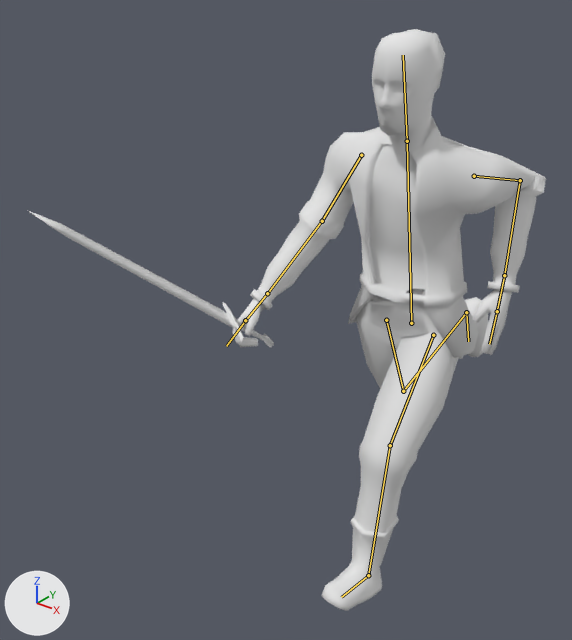
Renders of the Blender file Assets/Models/MainChar/MainCharNEW/mainChar4.blend from each side of a commit.
Both versions are drawn from a 50 mm lens placed at (3.32, -5.94, 5.82), pointed at (-0.74, -0.87, 2.68). Lighting does not change. The marker at lower left points along +X, +Y and +Z. Both versions are drawn at frame 35 of the action 'Run'; the numbers are the values there. The bones that bend it are drawn over the model as lines.
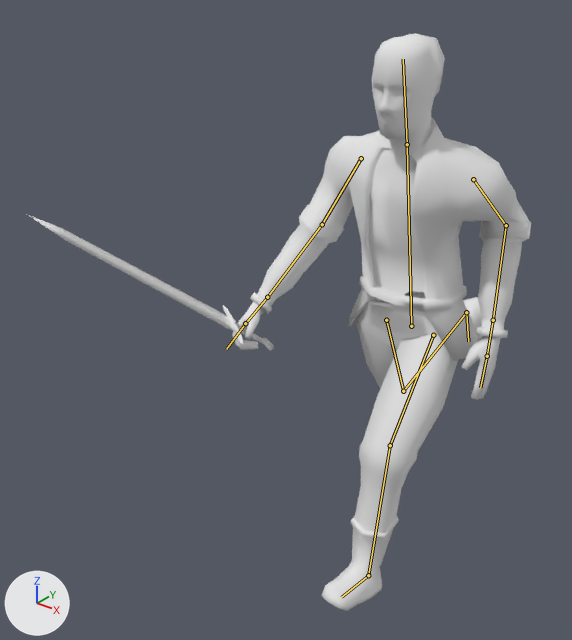
The change, as a diff of the scene's bpy script:
```diff
--- a/Assets/Models/MainChar/MainCharNEW/mainChar4.blend.py
+++ b/Assets/Models/MainChar/MainCharNEW/mainChar4.blend.py
@@ bone_stommach @@
 bone_stommach = bpy.data.objects['Armature'].pose.bones['Stommach']
-bone_stommach.location = (0.0, -0.23, 0.0)
+bone_stommach.location = (0.0, -0.26, 0.0)
@@ bone_upperarm_l @@
 bone_upperarm_l = bpy.data.objects['Armature'].pose.bones['UpperArm.L']  # child of 'Stommach'
-bone_upperarm_l.rotation_quaternion = (0.798, -0.482, 0.258, -0.252)  # degrees (-66, 10, -41)
+bone_upperarm_l.rotation_quaternion = (0.866, -0.243, 0.13, -0.274)  # degrees (-33, 6, -37)
@@ bone_lowerarm_l @@
 bone_lowerarm_l = bpy.data.objects['Armature'].pose.bones['LowerArm.L']  # child of 'UpperArm.L'
-bone_lowerarm_l.rotation_quaternion = (0.641, 0.0, -0.1, 0.761)  # degrees (-9, -7, 100)
+bone_lowerarm_l.rotation_quaternion = (0.852, 0.0, -0.068, 0.519)  # degrees (-4, -7, 63)
```

Where the change shows, as pixel boxes (x1, y1, x2, y2) in the pictures (572 x 640 px):
'Plane', posed: before (232, 29, 546, 611); after (232, 33, 531, 611)
'Cube', posed: before (27, 210, 274, 347); after (28, 215, 274, 350)
bone 'Stommach', root to tip: before (411, 323) to (407, 141); after (411, 326) to (407, 144)
bone 'UpperArm.L', root to tip: before (474, 176) to (520, 180); after (473, 179) to (506, 225)
bone 'LowerArm.L', root to tip: before (520, 180) to (504, 275); after (506, 225) to (493, 320)
